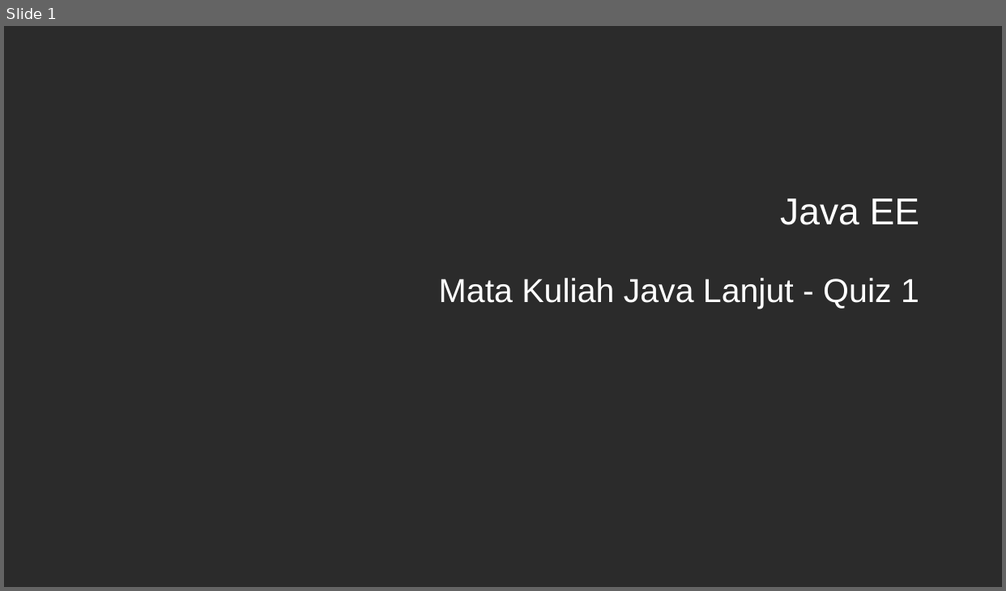
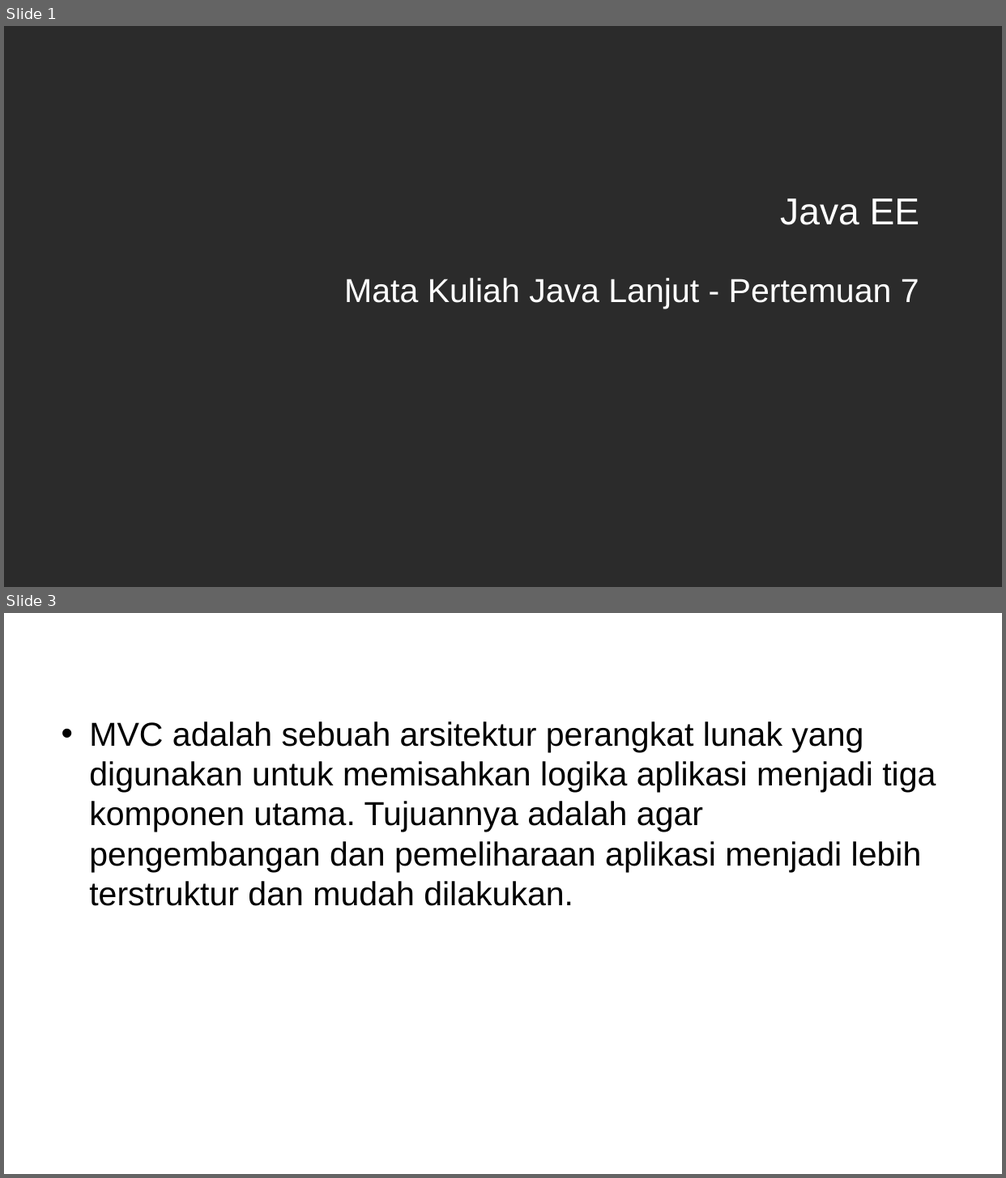
Before and after one commit to ruang-belajar/java-ee, a slide deck: docs/res/Java EE - Pertemuan 7.pptx. Shown one above the other, each under a label of ours: slide 1 before the commit, slides 1 and 3 after it; the slides between them are not shown. The pictures are 1006x591 and 1006x1178 pixels, drawn with LibreOffice and Linux fonts; fonts in the diff are those of the drawing; background and template pictures are left out; a plain dark background stands for a picture behind light text. Boxes give left, top, right and bottom in pixels: in the first picture for what was removed or moved away, otherwise in the second. Text is boxed around its words. In the diff, an @@ line names an element or a change of style, - is before the commit and + after.

```diff
--- a/docs/res/Java EE - Pertemuan 7.pptx
+++ b/docs/res/Java EE - Pertemuan 7.pptx
@@ slide 3 added at bbox=[4, 613, 1002, 1174], background picture (left out) @@
@@ title added at bbox=[54, 628, 953, 677], 36 pt, text #FFFFFF @@
+JSTL + EL
@@ text added at bbox=[89, 722, 936, 906], 32 pt, text #000000 @@
+• MVC adalah sebuah arsitektur perangkat lunak yang digunakan untuk memisahkan logika aplikasi menjadi tiga komponen utama. Tujuannya adalah agar pengembangan dan pemeliharaan aplikasi menjadi lebih terstruktur dan mudah dilakukan.
@@ slide 1 changed as well @@
@@ subtitle at bbox=[344, 278, 919, 309]: text changed @@
-Mata Kuliah Java Lanjut - Quiz 1
+Mata Kuliah Java Lanjut - Pertemuan 7
```
Also in this commit, not shown: 13 other slides added, 3 slides removed, 5 other files.
